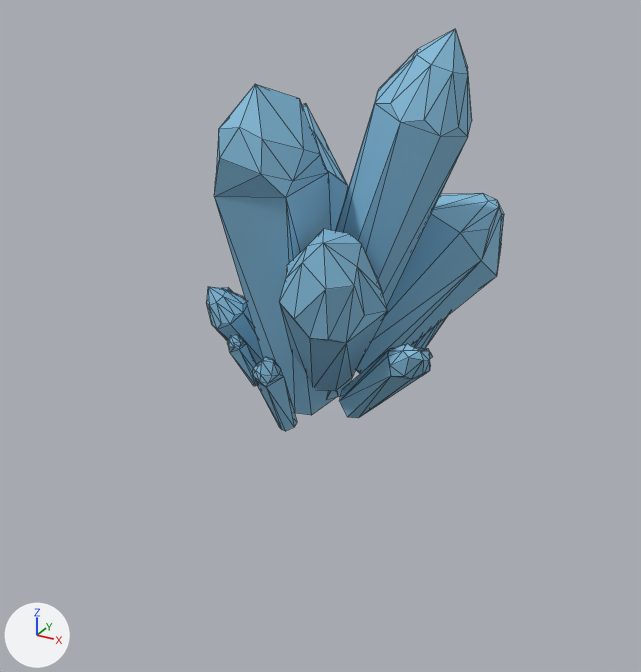
The FBX model data/assets/meshes/crystalLarge-1.fbx as it was, and as the next commit left it.
One viewpoint serves both versions: a 50 mm lens placed at (42.4, -79.9, 43.7), pointed at (-2.9, 2.4, 2.5). The lights are fixed; the arrows at lower left show +X, +Y and +Z. Mesh edges are drawn as thin lines. Where no turn or scale is listed for an object, it has been applied to the vertices.

Objects in the first picture: 'BigCrystal'.
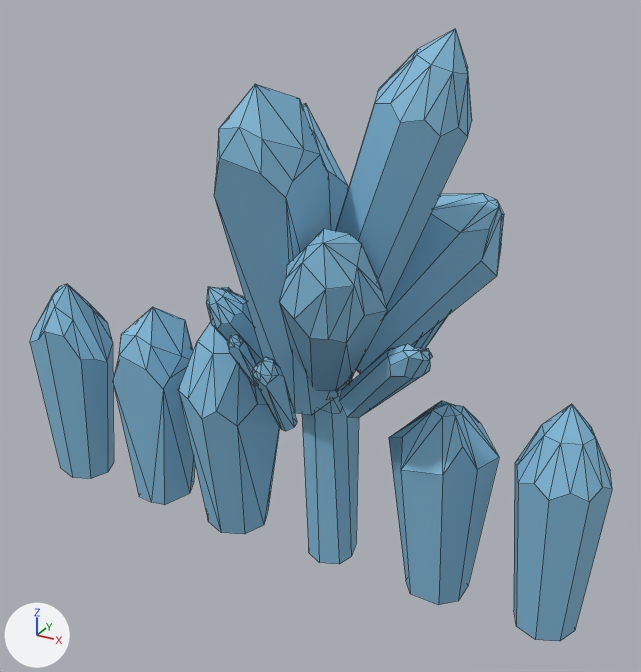
The newer file is also rescaled (x0.2) as a whole; pictures and numbers use the older file's frame.

Changed parts and their boxes (x1, y1, x2, y2) in the pictures (641 x 672 px):
'Crystal-1', added (blue)
    after: (514, 404, 612, 641)
'Crystal-4', added (blue)
    after: (389, 401, 499, 605)
'Crystal-2', added (blue)
    after: (178, 322, 279, 534)
'Crystal-5', added (blue)
    after: (30, 284, 114, 479)
'Crystal-3', added (blue)
    after: (113, 307, 195, 505)
'Crystal-6', added (blue)
    after: (302, 379, 359, 564)

The change in detail:
Mesh me_cone_010 is new.
It has 32 vertices, 34 faces and spans x -5.7..6.1, y -5.0..4.6, z -24.7..3.1.
It uses material mat_material_001 (blue #83bcdb).
Mesh me_cone_009 is new.
It has 29 vertices, 36 faces and spans x -6.0..5.5, y -5.4..5.5, z -24.7..-0.9.
It uses material mat_material_001 (blue #83bcdb).
Mesh me_cone_007 is new.
It has 33 vertices, 47 faces and spans x -5.9..6.7, y -6.9..6.5, z -24.7..4.0.
It uses material mat_material_001 (blue #83bcdb).
Mesh me_cone_011 is new.
It has 31 vertices, 27 faces and spans x -3.2..2.9, y -3.5..3.5, z -24.7..0.2.
It uses material mat_material_001 (blue #83bcdb).
Mesh me_cone_006 is new.
It has 33 vertices, 40 faces and spans x -5.0..5.0, y -5.0..5.0, z -24.7..2.3.
It uses material mat_material_001 (blue #83bcdb).
Mesh me_cone_008 is new.
It has 29 vertices, 36 faces and spans x -4.6..4.2, y -4.8..5.9, z -24.2..2.7.
It uses material mat_material_001 (blue #83bcdb).
Object 'Crystal-5' (ob_crystal_5) is new; it shows me_cone_010.
Its location is (-39.4, 0.0, 0.0).
Object 'Crystal-4' (ob_crystal_4) is new; it shows me_cone_009.
Its location is (13.9, 0.0, 0.0).
Object 'Crystal-2' (ob_crystal_2) is new; it shows me_cone_007.
Its location is (-13.8, 0.0, 0.0).
Object 'Crystal-6' (ob_crystal_6) is new; it shows me_cone_011.
Its location is (0.0, 0.0, 0.0).
Object 'Crystal-1' (ob_crystal_1) is new; it shows me_cone_006.
Its location is (26.6, 0.0, 0.0).
Object 'Crystal-3' (ob_crystal_3) is new; it shows me_cone_008.
Its location is (-25.4, 0.0, 0.0).
